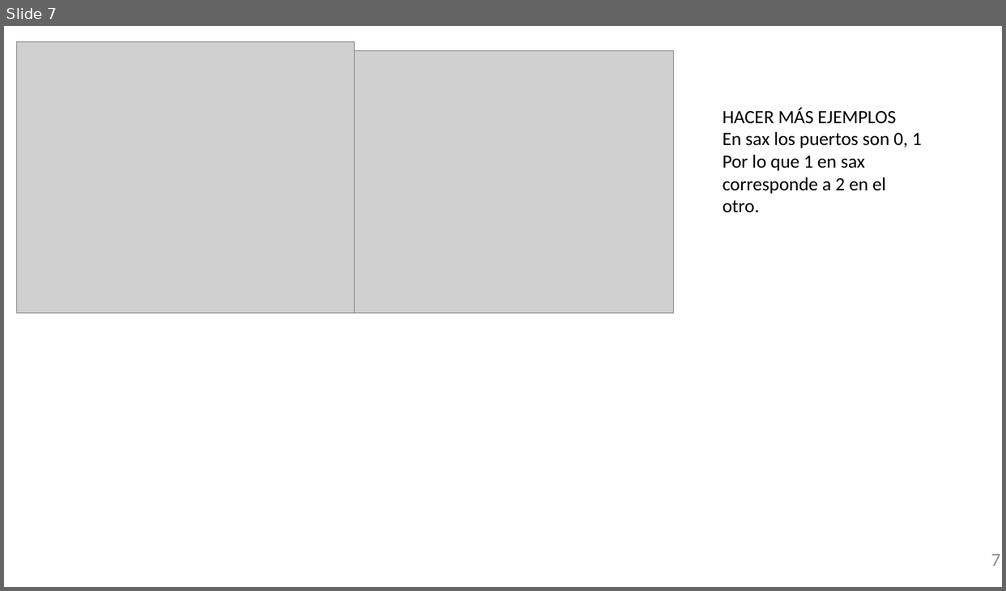
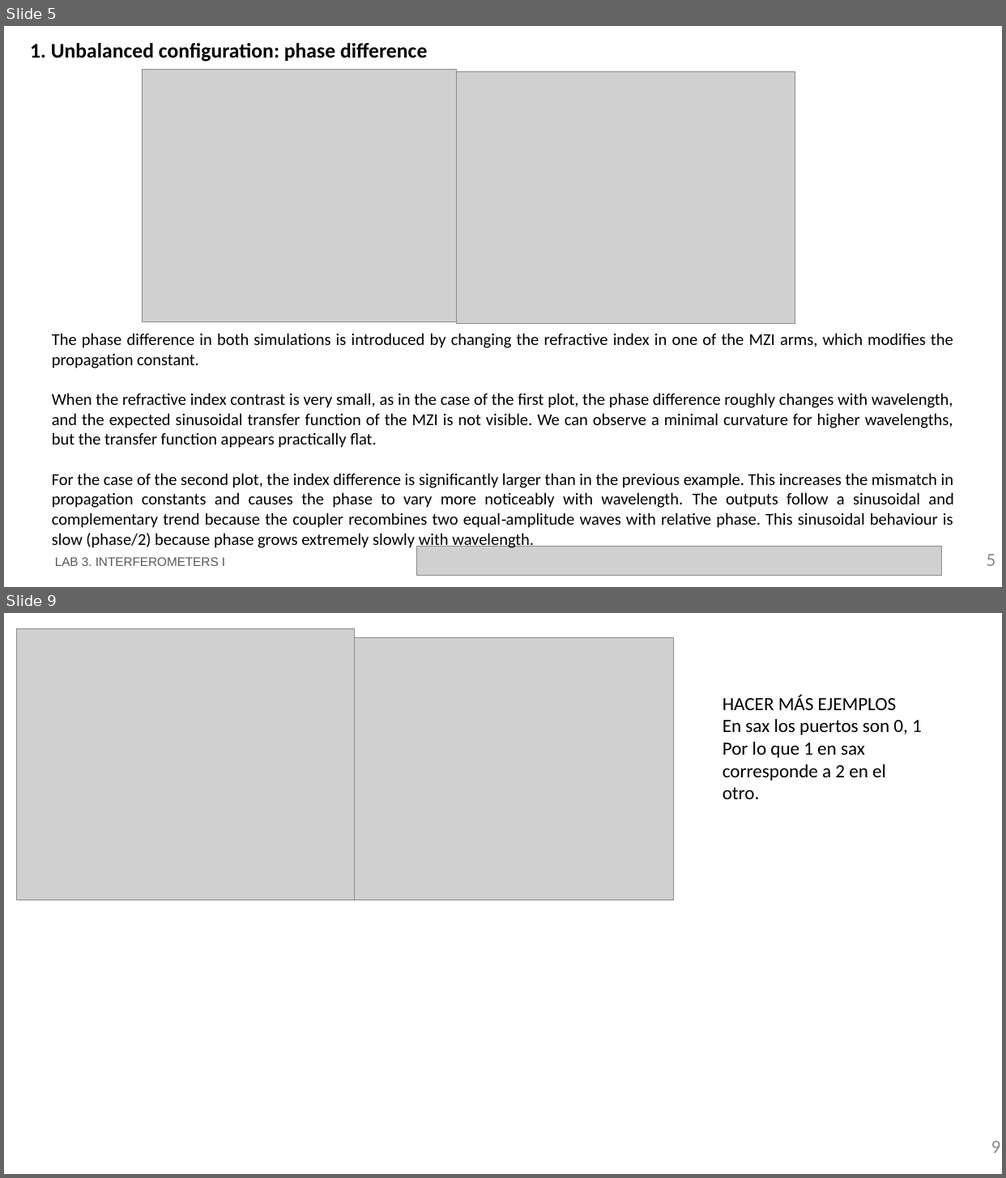
Before and after one commit to mromgar1/pic-upv-lab3, a slide deck: LabBook_3.pptx. Shown one above the other, each under a label of ours: slide 7 before the commit, slides 5 and 9 after it; the slides between them are not shown. The pictures are 1006x591 and 1006x1178 pixels, drawn with LibreOffice and Linux fonts; fonts in the diff are those of the drawing; grey boxes stand for pictures; background and template pictures are left out. Boxes give left, top, right and bottom in pixels: in the first picture for what was removed or moved away, otherwise in the second. Text is boxed around its words. In the diff, an @@ line names an element or a change of style, - is before the commit and + after.

```diff
--- a/LabBook_3.pptx
+++ b/LabBook_3.pptx
@@ slide 5 added at box(4, 26, 1002, 587), background #FFFFFF @@
@@ text added at box(30, 43, 427, 62), 20 pt, text #000000, bold @@
+  1. Unbalanced configuration: phase difference
@@ picture added at box(143, 70, 457, 322) @@
@@ picture added at box(456, 71, 795, 324) @@
@@ text added at box(52, 333, 953, 549), 16 pt, text #000000 @@
+The phase difference in both simulations is introduced by changing the refractive index in one of the MZI arms, which modifies the propagation constant.
+When the refractive index contrast is very small, as in the case of the first plot, the phase difference roughly changes with wavelength, and the expected sinusoidal transfer function of the MZI is not visible. We can observe a minimal curvature for higher wavelengths, but the transfer function appears practically flat.
+For the case of the second plot, the index difference is significantly larger than in the previous example. This increases the mismatch in propagation constants and causes the phase to vary more noticeably with wavelength. The outputs follow a sinusoidal and complementary trend because the coupler recombines two equal‑amplitude waves with relative phase. This sinusoidal behaviour is slow (phase/2) because phase grows extremely slowly with wavelength.
@@ text added at box(55, 557, 225, 566), 12 pt, text #585858 @@
+LAB 3. INTERFEROMETERS I
@@ picture added at box(417, 546, 942, 576) @@
@@ page number added at box(987, 554, 996, 566), 18 pt, text #8C8C8C @@
+5
@@ what was slide 7 is now slide 9 @@
@@ page number at box(991, 1141, 1001, 1153): text changed @@
-7
+9
```
Also in this commit, not shown: 1 slide changed, 1 other slide added.
